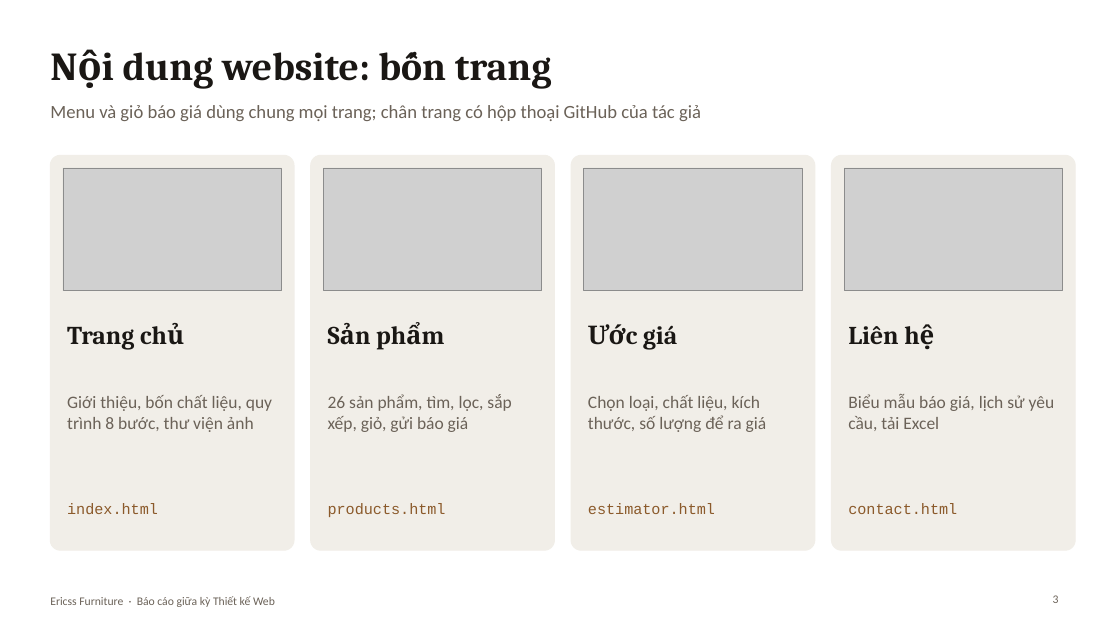
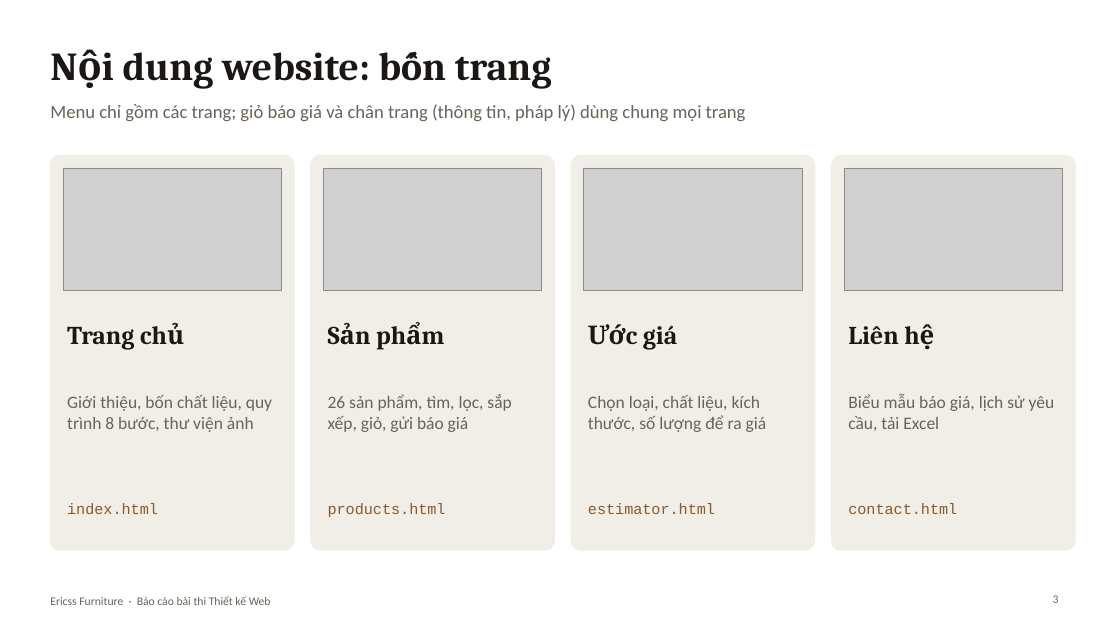
Before and after one commit to nguyenphat006/Phat_NguyenDang_526000162, a slide deck: slide 3 of docs/Ericss-Furniture-BaoCao.pptx. Drawn at 1120x630 pixels with LibreOffice and Linux fonts; fonts in the diff are those of the drawing; grey boxes stand for pictures. Boxes give left, top, right and bottom in pixels: in the first picture for what was removed or moved away, otherwise in the second. Text is boxed around its words. In the diff, an @@ line names an element or a change of style, - is before the commit and + after.

```diff
--- a/docs/Ericss-Furniture-BaoCao.pptx
+++ b/docs/Ericss-Furniture-BaoCao.pptx
@@ text at (50, 104, 746, 121): text changed @@
-Menu và giỏ báo giá dùng chung mọi trang; chân trang có hộp thoại GitHub của tác giả
+Menu chỉ gồm các trang; giỏ báo giá và chân trang (thông tin, pháp lý) dùng chung mọi trang
@@ text at (50, 596, 271, 605): text changed @@
-Ericss Furniture · Báo cáo giữa kỳ Thiết kế Web
+Ericss Furniture · Báo cáo bài thi Thiết kế Web
```
Also in this commit, not shown: 16 other slides changed, 10 other files.
